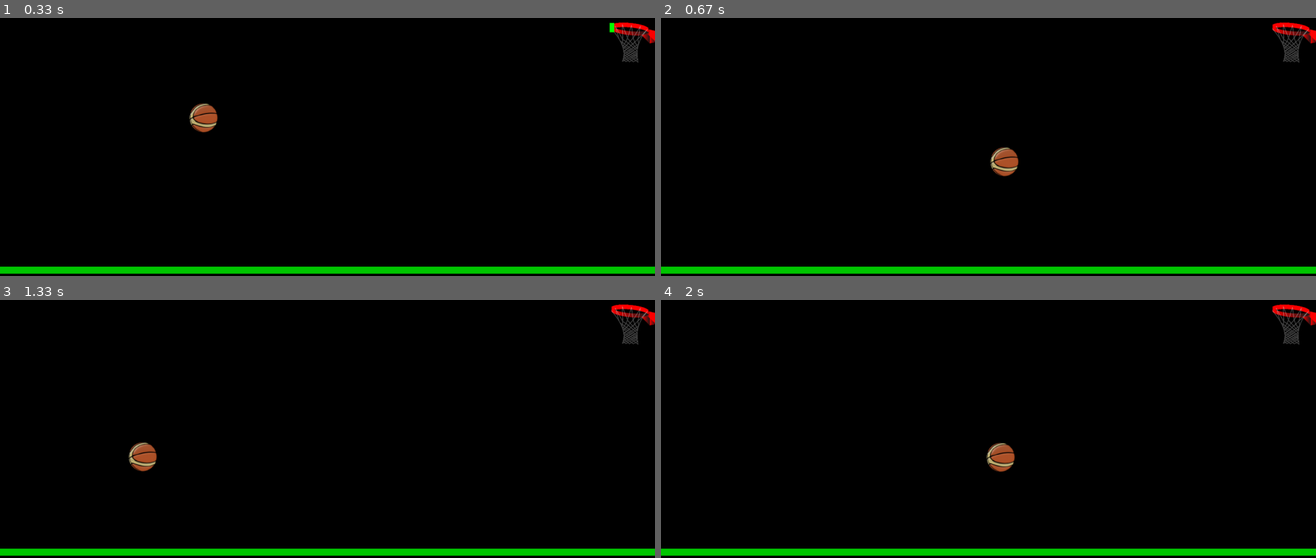
Above: before the commit, frames 1-4 (two rows, left to right).
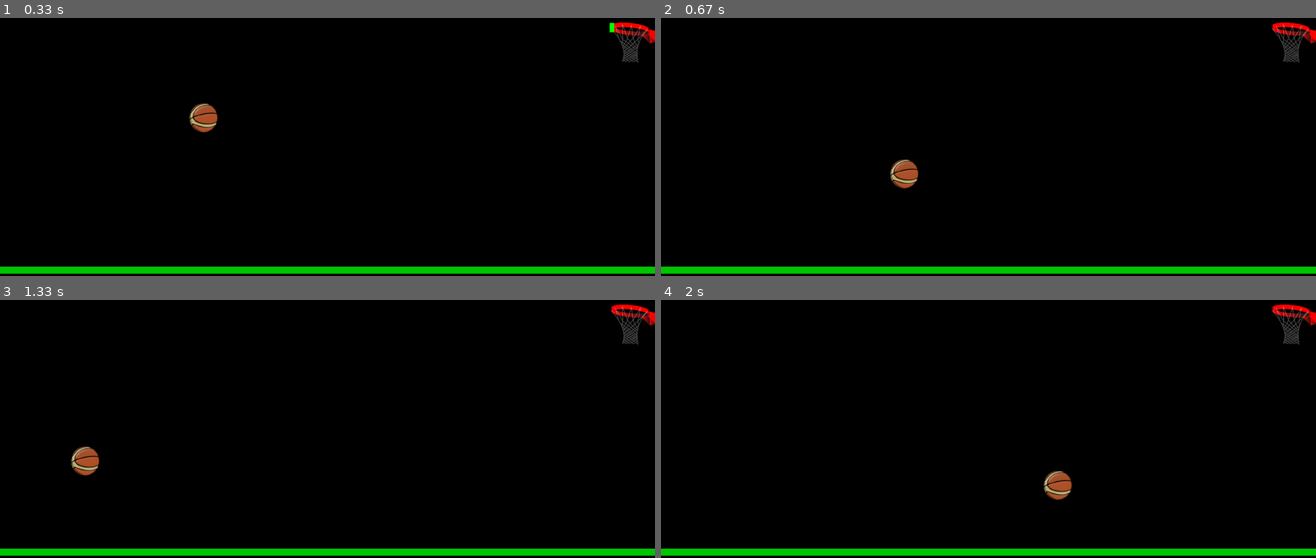
Above: after the commit, the same moments.

Repository: IGNITE-Pathways/Hoops
Game: pygame game, started from Pygame Hoops.py
Two runs of this game, one before a commit and one after it. Both use one fixed random seed, a clock stepped at 60 frames per second and the inputs below.
Inputs (mouse positions are in pixels of both pictures, inside the frame that each line leads up to):
- Up to frame 1 (0.33 s): no input
- Up to frame 2 (0.67 s): click (1198, 79) at 0.38 s
- Up to frame 3 (1.33 s): no input
- Up to frame 4 (2 s): no input

Frame 1 is identical in both runs. In frame 2, 0.8% of the frame differs, in the area x 35-55%, y 50-67%; in frame 3, 0.8%; in frame 4, 0.8%.

Commit message:
end of day 2
there are many confusing flaws left:
vy is bugged
the ball is falling through the floor
and we don't know what to do ;-;

Diff:
--- a/Pygame Hoops.py
+++ b/Pygame Hoops.py
@@ -26,7 +26,7 @@
     vfx = 0
     vfy = 0
     height_gained=0
-    #print("x",ball_pos[0],"y",ball_pos[1],"vx",vx,"vy",vy)
+    print("x",ball_pos[0],"y",ball_pos[1],"vx",vx,"vy",vy)
     t=0
     while True:
         x = vx * t
@@ -35,7 +35,7 @@
         #print(x + ball_pos[0],y)
         t+=0.3
         height_gained = y-ball_pos[1]
-        if x + ball_pos[0] > screenWidth - ball_size/2:
+        if (x + ball_pos[0] > screenWidth - ball_size/2) and vx>=0:
             #Hitting Right Wall
             vfx = -vx*damp
             vertex_x = ball_pos[0] - vx*(vy/g)
@@ -48,7 +48,7 @@
                 vfy = -math.sqrt((vy*vy)+(2*g*height_gained))*damp
             #print("vertex-x",vertex_x,"vertex-y",vertex_y)
             break
-        elif x + ball_pos[0] < ball_size/2:
+        elif (x + ball_pos[0] < ball_size/2) and vx<0:
             #Hitting Left Wall
             vfx = -vx*damp
             vertex_x = ball_pos[0] - vx*(vy/g)
@@ -61,16 +61,22 @@
                 #print("Hitting Left Wall: upward")
             #print("vertex-x",vertex_x,"vertex-y",vertex_y)
             break
-        elif y > screenHeight - ball_size/2 - 15:
+        elif (y > screenHeight - ball_size/2 - 15) and vy>0 and vx>0:
             #Hitting Floor
             vfx = vx*damp
             vfy = -math.sqrt((vy*vy)+(2*g*height_gained))*damp
             #if x + ball_pos[0] > 0:
-                #print("Hitting Floor: forward")
+            print("Hitting Floor: forward")
             #else:
                 #print("Hitting Floor: backward")
             break
-        elif y < ball_size/2:
+        elif (y > screenHeight - ball_size/2 - 15) and vy>0 and vx<0:
+            #Hitting Floor
+            vfx = vx*damp
+            vfy = -math.sqrt((vy*vy)+(2*g*height_gained))*damp
+            print("Hitting Floor: backward")
+            break
+        elif (y < ball_size/2) and vy<0:
             #Hitting Ceiling
             vfx = vx*damp
             vfy = math.sqrt((vy*vy)+(2*g*height_gained))*damp
@@ -79,7 +85,12 @@
             #else:
                 #print("Hitting Ceiling: backward")
             break
-    #print("vfx",vfx,"vfy",vfy,"height_gained",-height_gained)
+        elif abs(vx)<5 or abs(vy)<5:
+            print("slowball")
+            break
+        else:
+            print("vfx",vfx,"vfy",vfy,"height_gained",-height_gained)
+            print("x",x+ball_pos[0],"y",y,"vx",vx,"vy",vy)
     return path, (x + ball_pos[0], y), vfx, vfy
 
 def calc_trajectory(pos):
@@ -87,7 +98,7 @@
     if (bx+round(ball_size/2)-pos[0])!=0:
         slope=(by+round(ball_size/2)-pos[1])/(bx+round(ball_size/2)-pos[0])
     else:
-        slope=99999 #proxy for infinity
+        slope=9999999999 #proxy for infinity
     angle=math.atan(slope)
     # Using distance as a proxy for speed
     speed = math.sqrt((by+round(ball_size/2)-pos[1])*(by+round(ball_size/2)-pos[1]) + (bx+round(ball_size/2)-pos[0])*(bx+round(ball_size/2)-pos[0]))
@@ -109,6 +120,9 @@
 
 def bounce_ball(start_pos, vx, vy):
      path, collision_point, vx, vy  = get_path(start_pos, vx, vy)
+     if vx==0 or vy==0:
+         print("speed is 0")
+         return
      for a in path:
         time.sleep(.03)
         screen.fill(black)
@@ -119,7 +133,8 @@
         pygame.display.update()
         rim = pygame.Rect(hx,hy+10,95,20)
         if a == collision_point:
-            bounce_ball(path[len(path)-2], vx, vy)
+            print("bounce again")
+            bounce_ball(collision_point, vx, vy)
         if rim.collidepoint((a[0],a[1])):
             print("Goal!!")
 
@@ -166,9 +181,11 @@
                         rim = pygame.Rect(hx,hy+10,95,20)
                         if a == collision_point:
                             print("Bounce baby")
-                            bounce_ball(path[len(path)-2], vx, vy)
+                            bounce_ball(collision_point, vx, vy)
+                            break
                         if rim.collidepoint((a[0],a[1])):
                             print("Goal!!")
+                            break
                     shoot=False
                     reset_field()
     pygame.display.flip()
